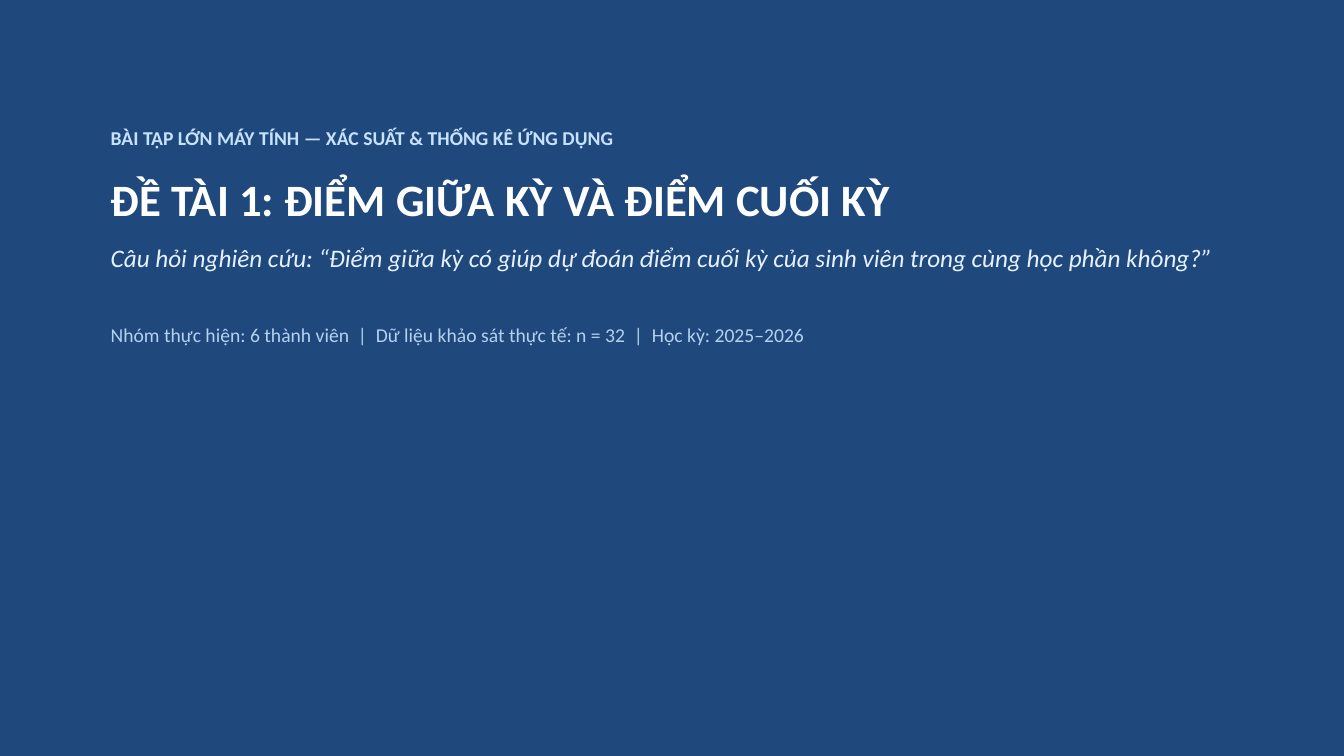
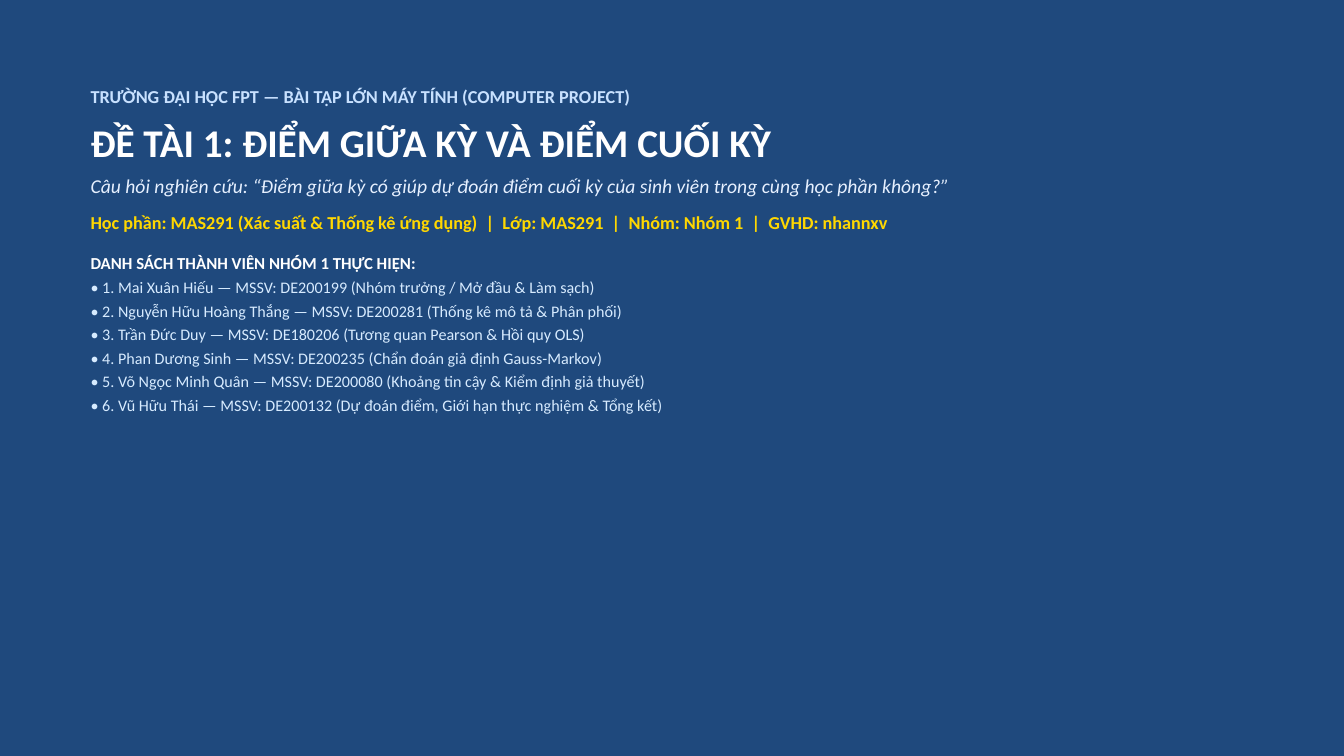
Before and after one commit to hieune321/mas-project-topic1, a slide deck: slide 1 of outputs/reports/Computer_Project_Topic_1_Slides.pptx. Drawn at 1344x756 pixels with LibreOffice and Linux fonts; fonts in the diff are those of the drawing. Boxes give left, top, right and bottom in pixels: in the first picture for what was removed or moved away, otherwise in the second. Text is boxed around its words. In the diff, an @@ line names an element or a change of style, - is before the commit and + after.

Commit message:
docs: add full official member roster (6 students), FPT University, MAS291, Nhóm 1, and instructor nhannxv

```diff
--- a/outputs/reports/Computer_Project_Topic_1_Slides.pptx
+++ b/outputs/reports/Computer_Project_Topic_1_Slides.pptx
@@ text "TRƯỜNG ĐẠI HỌC FPT — ...": place and size @@
-text "TRƯỜNG ĐẠI HỌC FPT — ..." at <box>111,129,1212,346</box>
+text "TRƯỜNG ĐẠI HỌC FPT — ..." at <box>91,88,949,414</box>
@@ text at <box>91,88,630,106</box>: text changed; size 14 to 13 pt @@
-BÀI TẬP LỚN MÁY TÍNH — XÁC SUẤT & THỐNG KÊ ỨNG DỤNG
+TRƯỜNG ĐẠI HỌC FPT — BÀI TẬP LỚN MÁY TÍNH (COMPUTER PROJECT)
@@ text at <box>91,125,949,197</box>: size 32 to 28 pt in "ĐỀ TÀI 1: ĐIỂM GIỮA KỲ VÀ ..."; size 18 to 14 pt in "Câu hỏi nghiên cứu: “Điểm giữa kỳ ..."; less space between paragraphs @@
@@ text at <box>91,215,888,414</box>: text changed; size 14 to 11.5 pt; text colour #B4D2F0 to #D7EBFF @@
-Nhóm thực hiện: 6 thành viên | Dữ liệu khảo sát thực tế: n = 32 | Học kỳ: 2025–2026
+Học phần: MAS291 (Xác suất & Thống kê ứng dụng) | Lớp: MAS291 | Nhóm: Nhóm 1 | GVHD: nhannxv
+DANH SÁCH THÀNH VIÊN NHÓM 1 THỰC HIỆN:
+• 1. Mai Xuân Hiếu — MSSV: DE200199 (Nhóm trưởng / Mở đầu & Làm sạch)
+• 2. Nguyễn Hữu Hoàng Thắng — MSSV: DE200281 (Thống kê mô tả & Phân phối)
+• 3. Trần Đức Duy — MSSV: DE180206 (Tương quan Pearson & Hồi quy OLS)
+• 4. Phan Dương Sinh — MSSV: DE200235 (Chẩn đoán giả định Gauss-Markov)
+• 5. Võ Ngọc Minh Quân — MSSV: DE200080 (Khoảng tin cậy & Kiểm định giả thuyết)
+• 6. Vũ Hữu Thái — MSSV: DE200132 (Dự đoán điểm, Giới hạn thực nghiệm & Tổng kết)
```
Also in this commit, not shown: 11 other slides changed, 22 other files.
